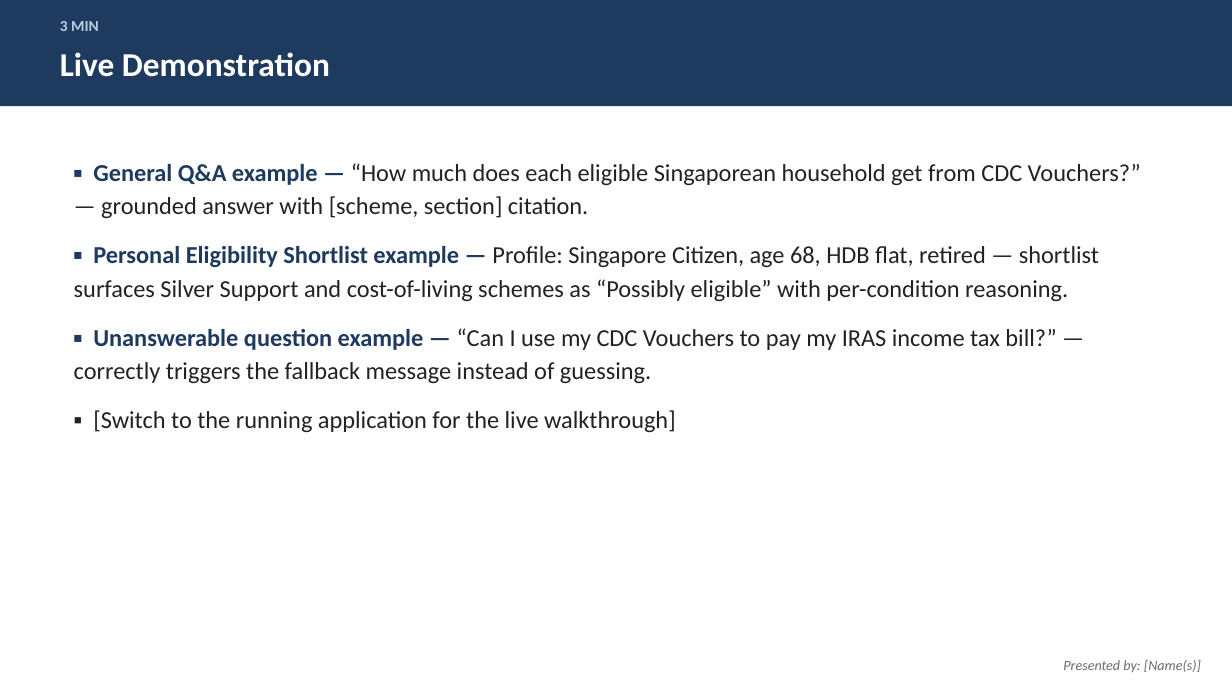
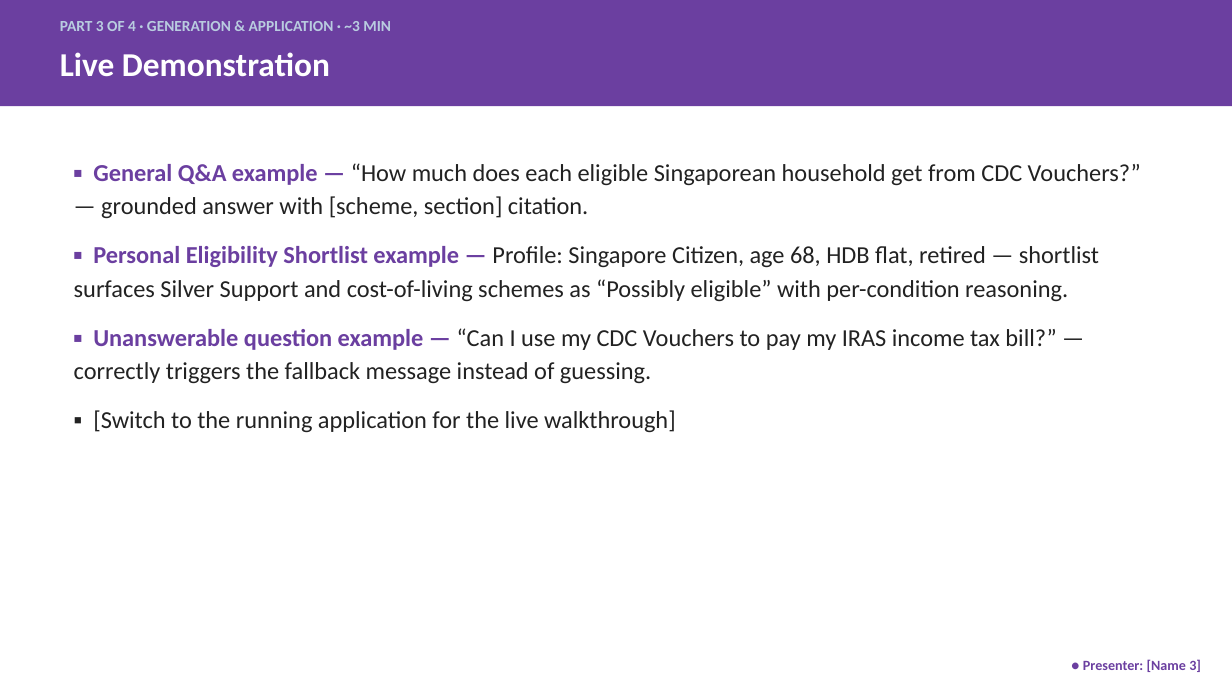
Before and after one commit to hm-base/sg-citizen-financial-assistant, a slide deck: slide 8 of deliverables/Presentation.pptx (slide 6 before the commit). Drawn at 1232x693 pixels with LibreOffice and Linux fonts; fonts in the diff are those of the drawing. Boxes give left, top, right and bottom in pixels: in the first picture for what was removed or moved away, otherwise in the second. Text is boxed around its words. In the diff, an @@ line names an element or a change of style, - is before the commit and + after.

Commit message:
Restructure presentation into 4 presenter parts
Group slides by the same 4 responsibility areas used in the report's
contributions table (Data & Ingestion, Retrieval, Generation &
Application, Evaluation & Testing) so the group can split delivery
across 4 people. Adds a roadmap/agenda slide, splits the combined
retrieval+generation design slide in two, and color-codes each part
with a presenter placeholder.

```diff
--- a/deliverables/Presentation.pptx
+++ b/deliverables/Presentation.pptx
@@ rectangle at (0,0,1232,106): fill #1F3A5F to #6B3FA0 @@
@@ text at (60,21,391,31): text changed @@
-3 MIN
+PART 3 OF 4 · GENERATION & APPLICATION · ~3 MIN
@@ text at (74,163,1141,383): text colour #1F3A5F to #6B3FA0 in "▪ General Q&A example —", "▪ Personal Eligibility Shortlist example —", "▪ Unanswerable question example —" @@
@@ text at (1083,659,1201,672): text changed; text colour #6B6B6B to #6B3FA0; bold on; italic off @@
-Presented by: [Name(s)]
+● Presenter: [Name 3]
```
Also in this commit, not shown: 10 other slides changed, 2 slides added.
